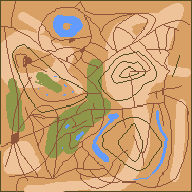
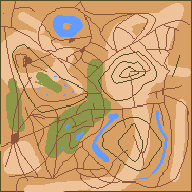
Two versions of the same layered image (192×192). Layer-by-layer changes:
painted on "meta-map.png" over (3, 7, 35, 14)
